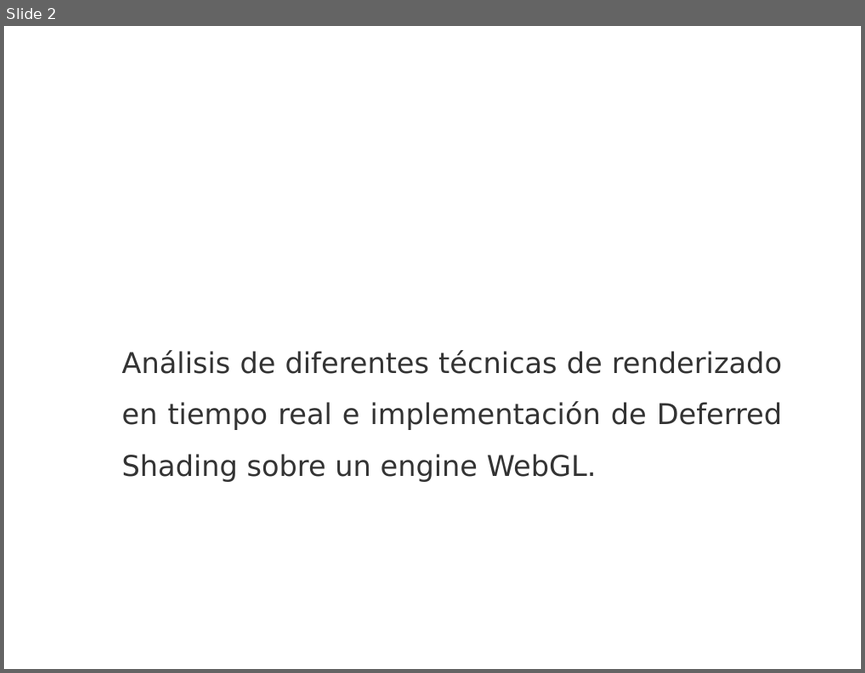
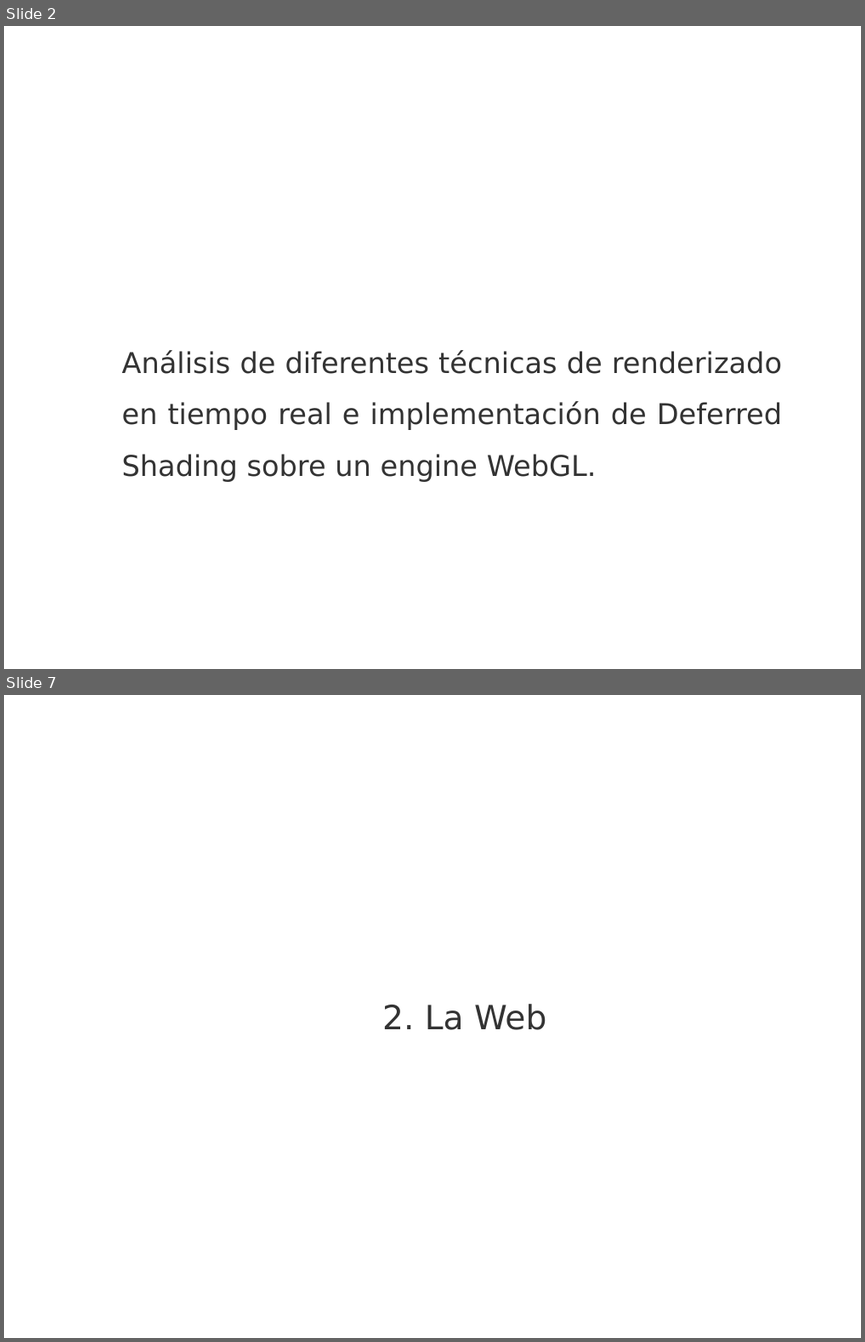
Before and after one commit to madowen/webGL, a slide deck: Docs/presentacion.pptx. Shown one above the other, each under a label of ours: slide 2 before the commit, slides 2 and 7 after it; the slides between them are not shown. The pictures are 865x673 and 865x1342 pixels, drawn with LibreOffice and Linux fonts; fonts in the diff are those of the drawing; background and template pictures are left out. Boxes give left, top, right and bottom in pixels: in the first picture for what was removed or moved away, otherwise in the second. Text is boxed around its words. In the diff, an @@ line names an element or a change of style, - is before the commit and + after.

```diff
--- a/Docs/presentacion.pptx
+++ b/Docs/presentacion.pptx
@@ slide 7 added at bbox=[4, 695, 861, 1338], background picture (left out) @@
@@ title added at bbox=[382, 1004, 546, 1030], 28 pt, text #333333 @@
+2. La Web
```
Also in this commit, not shown: 5 slides changed, 7 other slides added, 2 slides removed.
